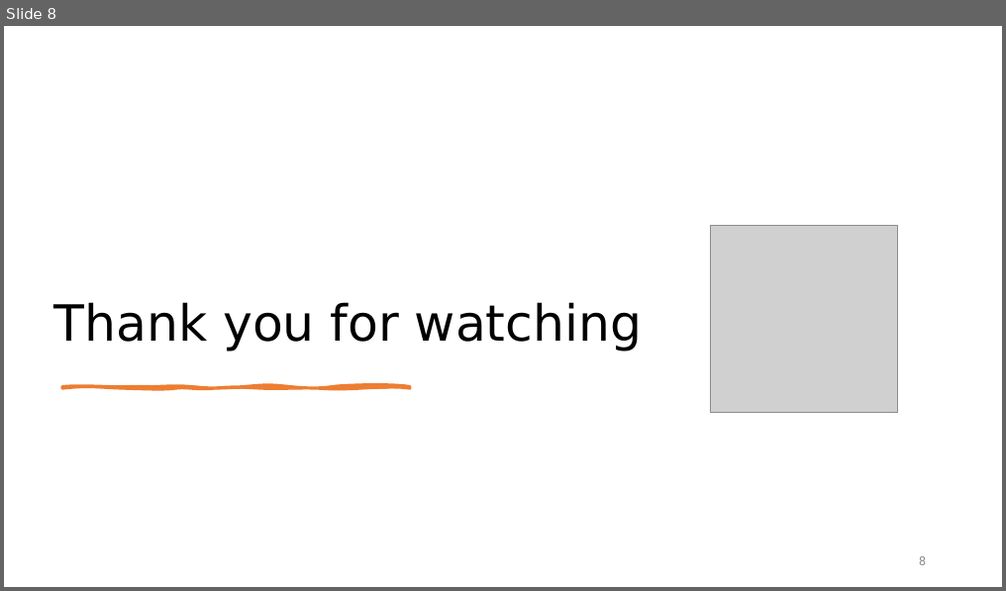
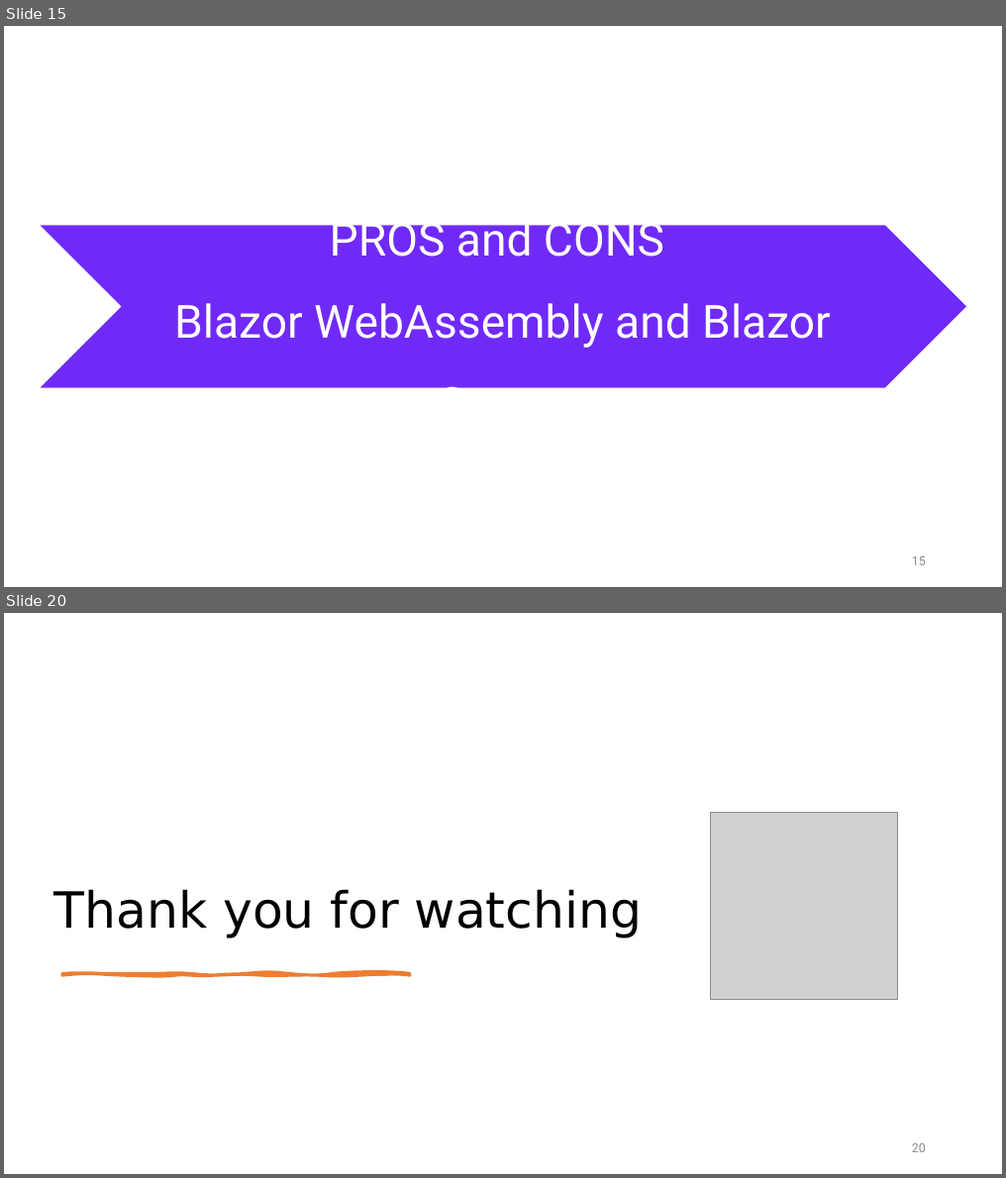
Before and after one commit to nguyenhoanthienit/blazor, a slide deck: Documents/seminar.pptx. Shown one above the other, each under a label of ours: slide 8 before the commit, slides 15 and 20 after it; the slides between them are not shown. The pictures are 1006x591 and 1006x1178 pixels, drawn with LibreOffice and Linux fonts; fonts in the diff are those of the drawing; grey boxes stand for pictures. Boxes give left, top, right and bottom in pixels: in the first picture for what was removed or moved away, otherwise in the second. Text is boxed around its words. In the diff, an @@ line names an element or a change of style, - is before the commit and + after.

```diff
--- a/Documents/seminar.pptx
+++ b/Documents/seminar.pptx
@@ slide 15 added at <box>4,26,1002,587</box>, background #FFFFFF @@
@@ chevron added at <box>39,225,967,389</box>, fill #702AF7, outline #FFFFFF 1 pt, 44 pt, text #FFFFFF @@
+PROS and CONS
+Blazor WebAssembly and Blazor Server
@@ page number added at <box>912,557,926,566</box>, 12 pt, text #8C8C8C @@
+15
@@ what was slide 8 is now slide 20 @@
@@ page number at <box>912,1144,926,1153</box>: text changed @@
-8
+20
```
Also in this commit, not shown: 4 slides changed, 12 other slides added, 1 slide removed, 11 other files.
